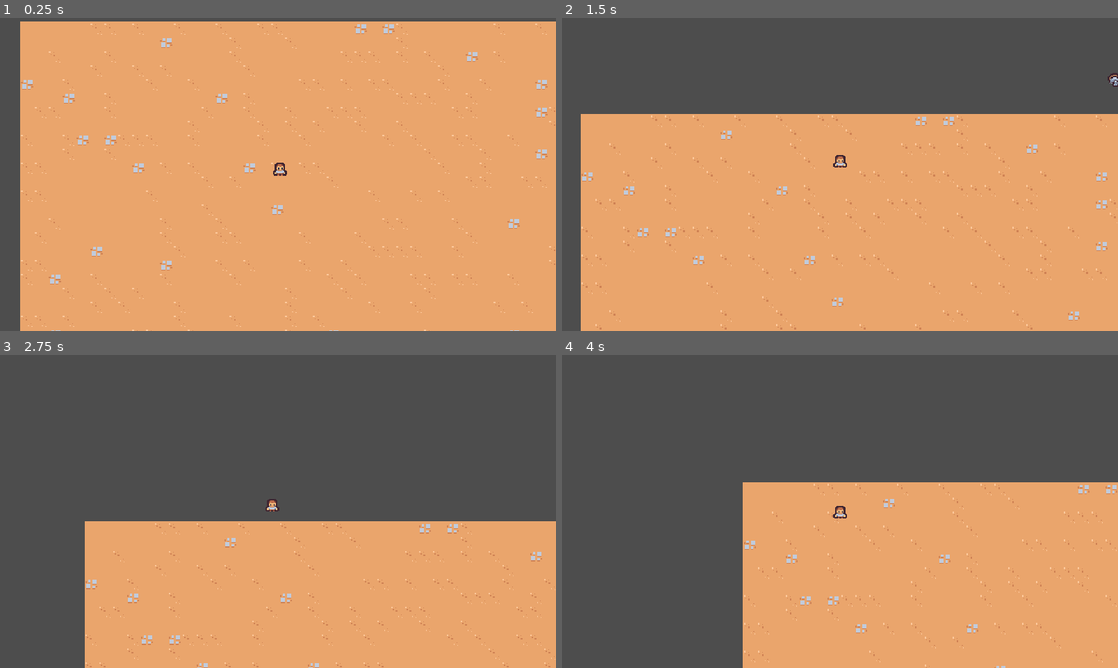
Above: before the commit, frames 1-4 (two rows, left to right).
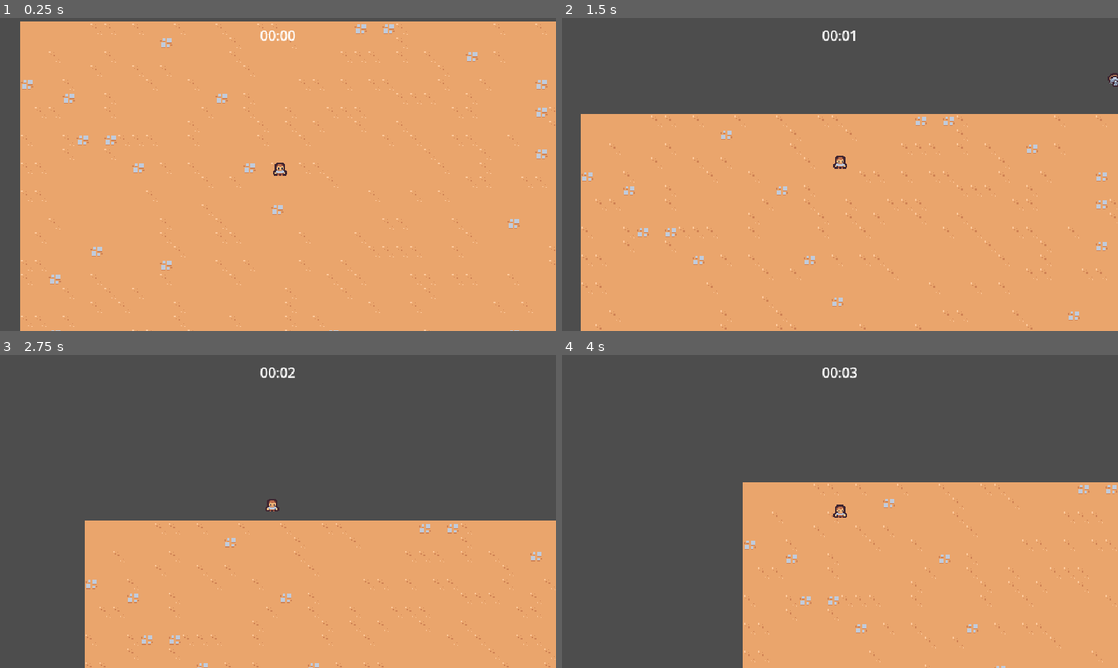
Above: after the commit, the same moments.

Repository: river-zero/FakepireSurvivors
Game: Godot game, scene res://scene/main/main.tscn
Two runs of this game, one before a commit and one after it. Both use one fixed random seed, a clock stepped at 60 frames per second and the inputs below.
Inputs:
- Up to frame 1 (0.25 s): no input
- Up to frame 2 (1.5 s): hold W (move_up) from 0.53 s (still down)
- Up to frame 3 (2.75 s): release W (move_up) at 2.03 s; hold A (move_left) from 2.03 s (still down)
- Up to frame 4 (4 s): release A (move_left) at 3.53 s; hold S (move_down) from 3.53 s (still down)

The runs differ from the first frame. In frame 1, 0.1% of the frame differs, in the area x 46-54%, y 4-8%; in frame 2, 0.2%; in frame 3, 0.3%, in the area x 15-100%, y 4-54%; in frame 4, 0.2%.

Commit message:
추가: 시간 설정

Diff:
--- a/project.godot
+++ b/project.godot
@@ -60,4 +60,3 @@
 [rendering]
 
 textures/canvas_textures/default_texture_filter=0
-2d/snap/snap_2d_transforms_to_pixel=true
--- a/scene/ability/sword_ability/sword_ability.tscn
+++ b/scene/ability/sword_ability/sword_ability.tscn
@@ -1,6 +1,45 @@
 [gd_scene load_steps=6 format=3 uid="uid://duwvshy4jklck"]
 
 [ext_resource type="Texture2D" uid="uid://rswvodleb7fa" path="res://scene/ability/sword_ability/sword.png" id="1_83j5j"]
+
+[sub_resource type="Animation" id="Animation_gpm0m"]
+length = 0.001
+tracks/0/type = "value"
+tracks/0/imported = false
+tracks/0/enabled = true
+tracks/0/path = NodePath("Sprite2D:rotation")
+tracks/0/interp = 1
+tracks/0/loop_wrap = true
+tracks/0/keys = {
+"times": PackedFloat32Array(0),
+"transitions": PackedFloat32Array(1),
+"update": 0,
+"values": [0.0]
+}
+tracks/1/type = "value"
+tracks/1/imported = false
+tracks/1/enabled = true
+tracks/1/path = NodePath("Sprite2D:scale")
+tracks/1/interp = 1
+tracks/1/loop_wrap = true
+tracks/1/keys = {
+"times": PackedFloat32Array(0),
+"transitions": PackedFloat32Array(1),
+"update": 0,
+"values": [Vector2(1, 1)]
+}
+tracks/2/type = "value"
+tracks/2/imported = false
+tracks/2/enabled = true
+tracks/2/path = NodePath("Area2D/CollisionShape2D:disabled")
+tracks/2/interp = 1
+tracks/2/loop_wrap = true
+tracks/2/keys = {
+"times": PackedFloat32Array(0),
+"transitions": PackedFloat32Array(1),
+"update": 1,
+"values": [true]
+}
 
 [sub_resource type="Animation" id="Animation_r2361"]
 resource_name = "swing"
@@ -57,45 +96,6 @@
 "values": [true, true, false]
 }
 
-[sub_resource type="Animation" id="Animation_gpm0m"]
-length = 0.001
-tracks/0/type = "value"
-tracks/0/imported = false
-tracks/0/enabled = true
-tracks/0/path = NodePath("Sprite2D:rotation")
-tracks/0/interp = 1
-tracks/0/loop_wrap = true
-tracks/0/keys = {
-"times": PackedFloat32Array(0),
-"transitions": PackedFloat32Array(1),
-"update": 0,
-"values": [0.0]
-}
-tracks/1/type = "value"
-tracks/1/imported = false
-tracks/1/enabled = true
-tracks/1/path = NodePath("Sprite2D:scale")
-tracks/1/interp = 1
-tracks/1/loop_wrap = true
-tracks/1/keys = {
-"times": PackedFloat32Array(0),
-"transitions": PackedFloat32Array(1),
-"update": 0,
-"values": [Vector2(1, 1)]
-}
-tracks/2/type = "value"
-tracks/2/imported = false
-tracks/2/enabled = true
-tracks/2/path = NodePath("Area2D/CollisionShape2D:disabled")
-tracks/2/interp = 1
-tracks/2/loop_wrap = true
-tracks/2/keys = {
-"times": PackedFloat32Array(0),
-"transitions": PackedFloat32Array(1),
-"update": 1,
-"values": [true]
-}
-
 [sub_resource type="AnimationLibrary" id="AnimationLibrary_qsiwb"]
 _data = {
 "RESET": SubResource("Animation_gpm0m"),
--- a/scene/main/main.tscn
+++ b/scene/main/main.tscn
@@ -1,11 +1,18 @@
-[gd_scene load_steps=5 format=3 uid="uid://b0axn6ns6s7qk"]
+[gd_scene load_steps=7 format=3 uid="uid://b0axn6ns6s7qk"]
 
 [ext_resource type="PackedScene" uid="uid://djcf6y67jnnv4" path="res://scene/manager/enemy_manager.tscn" id="1_3m10a"]
 [ext_resource type="TileSet" uid="uid://bn0ry303fiwis" path="res://resource/tileset.tres" id="1_4ht4l"]
 [ext_resource type="PackedScene" uid="uid://dx74shwcvpu82" path="res://scene/player/player.tscn" id="1_8rbib"]
+[ext_resource type="PackedScene" uid="uid://dfn7m08v7tca4" path="res://scene/ui/arena_time_ui.tscn" id="1_bt7ad"]
 [ext_resource type="PackedScene" uid="uid://dmohj5ifoxdif" path="res://scene/game_camera/game_camera.tscn" id="1_ca2vl"]
+[ext_resource type="PackedScene" uid="uid://d2uver3d4ytsj" path="res://scene/manager/arena_time_manager.tscn" id="2_ktbfb"]
 
 [node name="Main" type="Node"]
+
+[node name="ArenaTimeUI" parent="." node_paths=PackedStringArray("arena_time_manager") instance=ExtResource("1_bt7ad")]
+arena_time_manager = NodePath("../ArenaTimeManager")
+
+[node name="ArenaTimeManager" parent="." instance=ExtResource("2_ktbfb")]
 
 [node name="EnemyManager" parent="." instance=ExtResource("1_3m10a")]
 
--- /dev/null
+++ b/scene/manager/arena_time_manager.gd
@@ -0,0 +1,6 @@
+extends Node
+
+@onready var timer = $Timer
+
+func get_time_elapsed():
+	return timer.wait_time - timer.time_left
--- /dev/null
+++ b/scene/manager/arena_time_manager.tscn
@@ -0,0 +1,11 @@
+[gd_scene load_steps=2 format=3 uid="uid://d2uver3d4ytsj"]
+
+[ext_resource type="Script" path="res://scene/manager/arena_time_manager.gd" id="1_5rd04"]
+
+[node name="ArenaTimeManager" type="Node"]
+script = ExtResource("1_5rd04")
+
+[node name="Timer" type="Timer" parent="."]
+wait_time = 60.0
+one_shot = true
+autostart = true
--- /dev/null
+++ b/scene/ui/arena_time_ui.gd
@@ -0,0 +1,17 @@
+extends CanvasLayer
+
+@export var arena_time_manager: Node
+
+@onready var lable = $%Label
+
+func _process(delta):
+	if arena_time_manager == null:
+		return
+
+	var time_elapsed = arena_time_manager.get_time_elapsed()
+	lable.text = format_seconds_to_string(time_elapsed)
+
+func format_seconds_to_string(seconds: float) -> String:
+	var minutes = int(seconds) / 60
+	var remaining_seconds = int(seconds) % 60
+	return "%02d:%02d" % [minutes, remaining_seconds]
--- /dev/null
+++ b/scene/ui/arena_time_ui.tscn
@@ -0,0 +1,22 @@
+[gd_scene load_steps=2 format=3 uid="uid://dfn7m08v7tca4"]
+
+[ext_resource type="Script" path="res://scene/ui/arena_time_ui.gd" id="1_hljqk"]
+
+[node name="ArenaTimeUI" type="CanvasLayer"]
+script = ExtResource("1_hljqk")
+
+[node name="MarginContainer" type="MarginContainer" parent="."]
+anchors_preset = 15
+anchor_right = 1.0
+anchor_bottom = 1.0
+grow_horizontal = 2
+grow_vertical = 2
+mouse_filter = 2
+theme_override_constants/margin_top = 8
+
+[node name="Label" type="Label" parent="MarginContainer"]
+unique_name_in_owner = true
+layout_mode = 2
+size_flags_horizontal = 4
+size_flags_vertical = 0
+text = "test"
